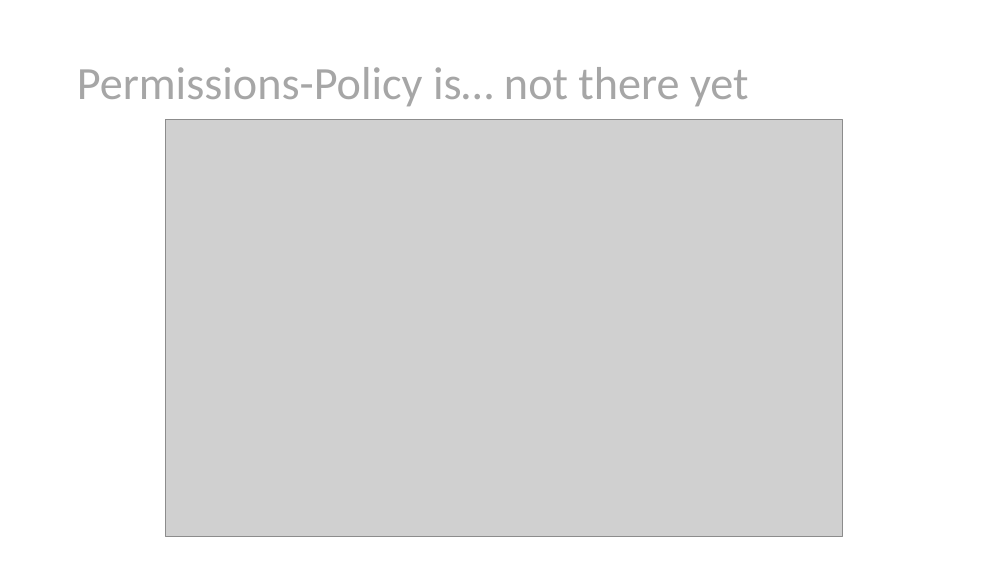
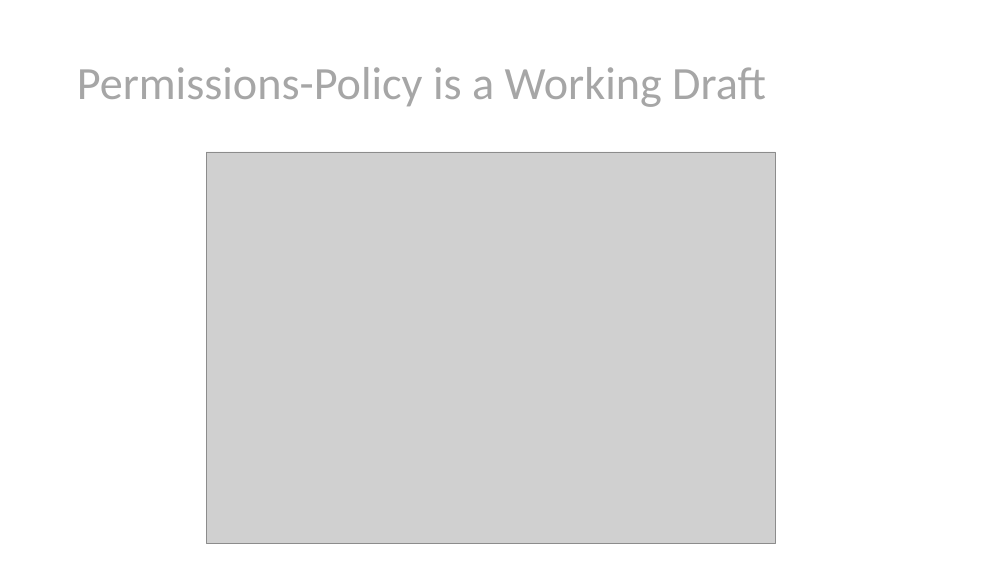
Before and after one commit to nirzaf/DotNetWorkShopTalk, a slide deck: slide 57 of 2021-05-04-MNDevelopersConference-SecurityHeaders/Security Headers Explained.pptx. Drawn at 1008x567 pixels with LibreOffice and Linux fonts; fonts in the diff are those of the drawing; grey boxes stand for pictures. Boxes give left, top, right and bottom in pixels: in the first picture for what was removed or moved away, otherwise in the second. Text is boxed around its words. In the diff, an @@ line names an element or a change of style, - is before the commit and + after.

```diff
--- a/2021-05-04-MNDevelopersConference-SecurityHeaders/Security Headers Explained.pptx
+++ b/2021-05-04-MNDevelopersConference-SecurityHeaders/Security Headers Explained.pptx
@@ title at (77, 67, 766, 107): text changed @@
-Permissions-Policy is… not there yet
+Permissions-Policy is a Working Draft
@@ picture: place and size @@
-picture at (166, 119, 842, 537)
+picture at (206, 152, 776, 544)
```
Also in this commit, not shown: 12 other slides changed, 1 other file.
